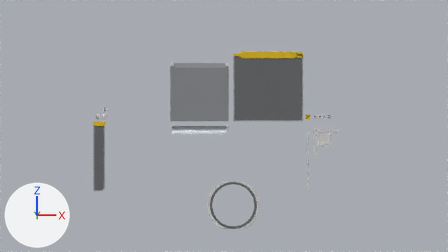
One commit to the Blender file raw/UI.blend: the scene before it, then after it.
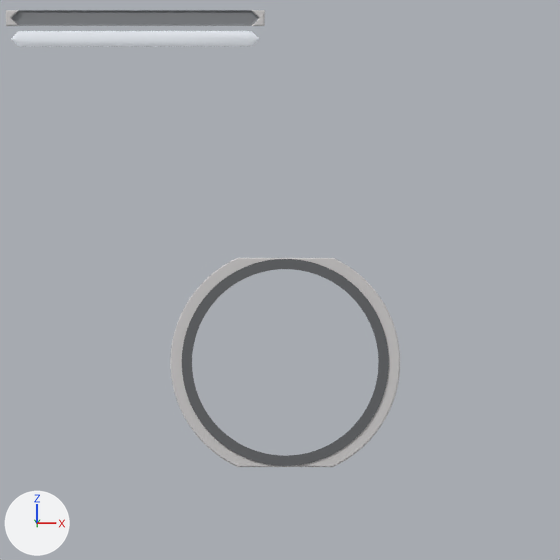
The first picture shows the older version from the file's camera 'Camera'. The close-ups show both versions on the part from 38% to 66% of the width and 49% to 99% of the height of that picture; other places that the commit changed are outside them. Every picture has the same lights, and +X, +Y and +Z are marked at lower left.

The first close-up shows 'Circle', 'bg', 'fg'.
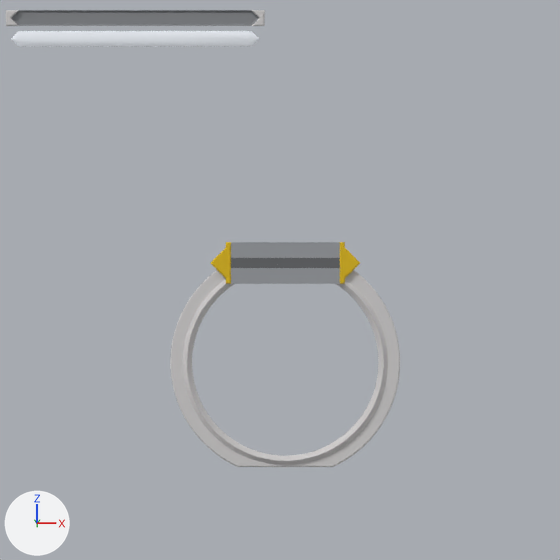
Boxes [x1, y1, x2, y2] around the edits, measured in the close-ups (560 x 560 px):
'Circle', reshaped
    before: [170, 258, 400, 467]
    after: [170, 270, 400, 467]
'Circle.001', added
    after: [211, 242, 360, 284]
    faces in mat_background_light (grey #9da0a5): [231, 242, 340, 284]
    faces in mat_background_dark (dark grey #5e6063): [231, 258, 340, 268]
    faces in mat_gold (yellow #e1bb00): [211, 242, 360, 284]
part 1 of me_circle, built on
    before: [178, 259, 393, 466]
    after: [178, 271, 393, 466]

Edits to the bpy script that builds the scene:
```text
Change me_circle:
    used by ob_circle; location = (1000.0, 0.0, 200.0)
    remove me_circle.from_pydata(...)  # 912 vertices, 652 faces; spans x -111.0..111.0, y -1.0..20.0, z -101.0..101.0
    add me_circle.from_pydata(...)  # 1424 vertices, 1164 faces; spans x -111.0..111.0, y -4.0..20.0, z -101.0..101.0
    me_circle part 1: 384 vertices moved from x -100.0..100.0, y -1.0..0.0, z -100.0..100.0 to x -100.0..100.0, y 0.0..1.0, z -100.0..100.0; 512 vertices added at x -99.0..99.0, y -4.0..0.0, z -99.0..99.0
    remove me_circle.materials.append(mat_background_dark)  # dark grey #5e6063
Add me_circle_001:
    me_circle_001.from_pydata(...)  # 80 vertices, 72 faces; spans x -72.5..72.5, y -5.0..19.0, z 76.0..116.0
    me_circle_001.polygons.foreach_set('use_smooth', [True] * 72)
    # faces by material slot: [42, 18, 12]
    me_circle_001.materials.append(mat_gold)  # yellow #e1bb00
    me_circle_001.materials.append(mat_background_dark)  # dark grey #5e6063
    me_circle_001.materials.append(mat_background_light)  # grey #9da0a5
Add ob_circle_001:
    ob_circle_001 = bpy.data.objects.new('Circle.001', me_circle_001)
    ob_circle_001.location = (1000.0, 0.0, 200.0)
```
